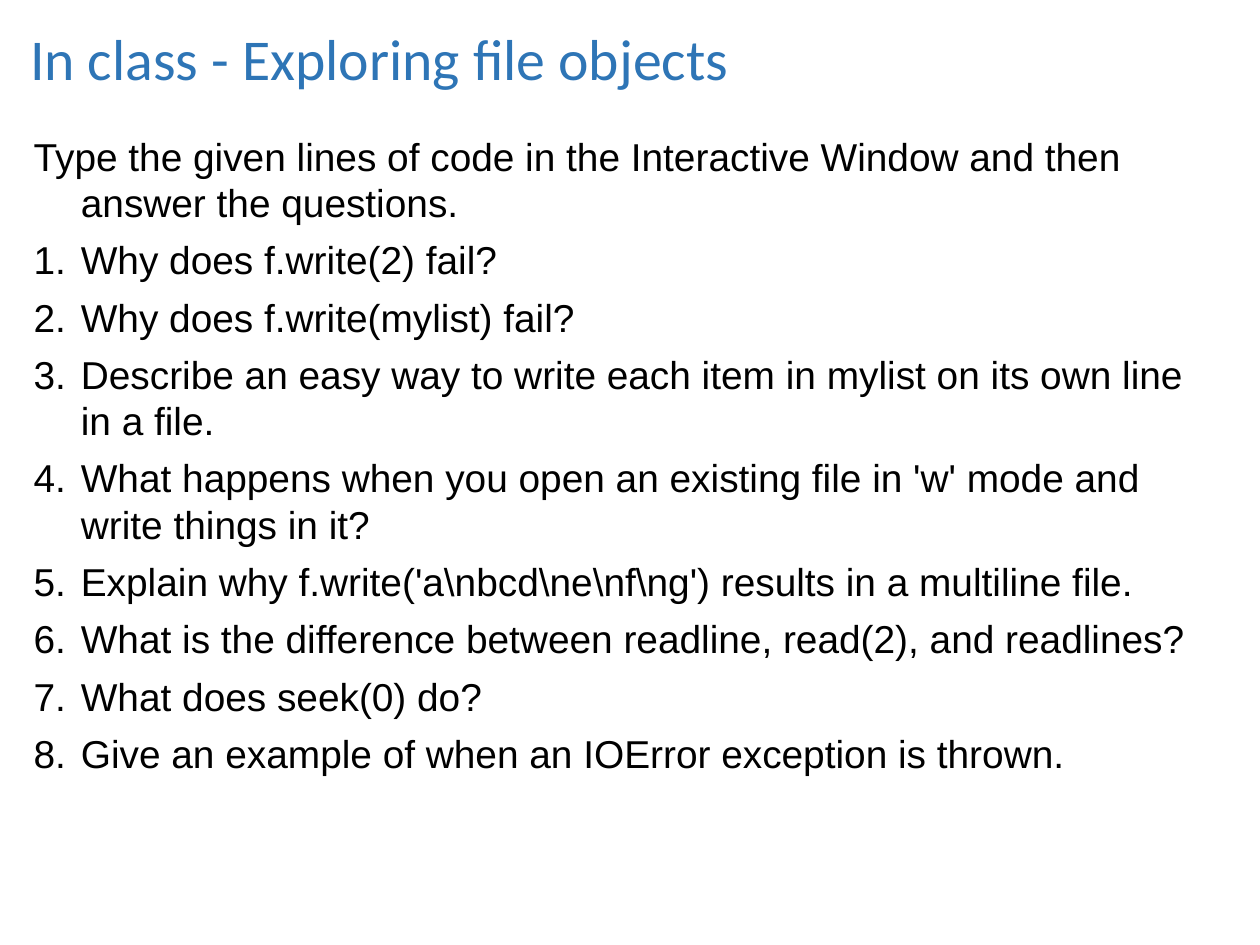
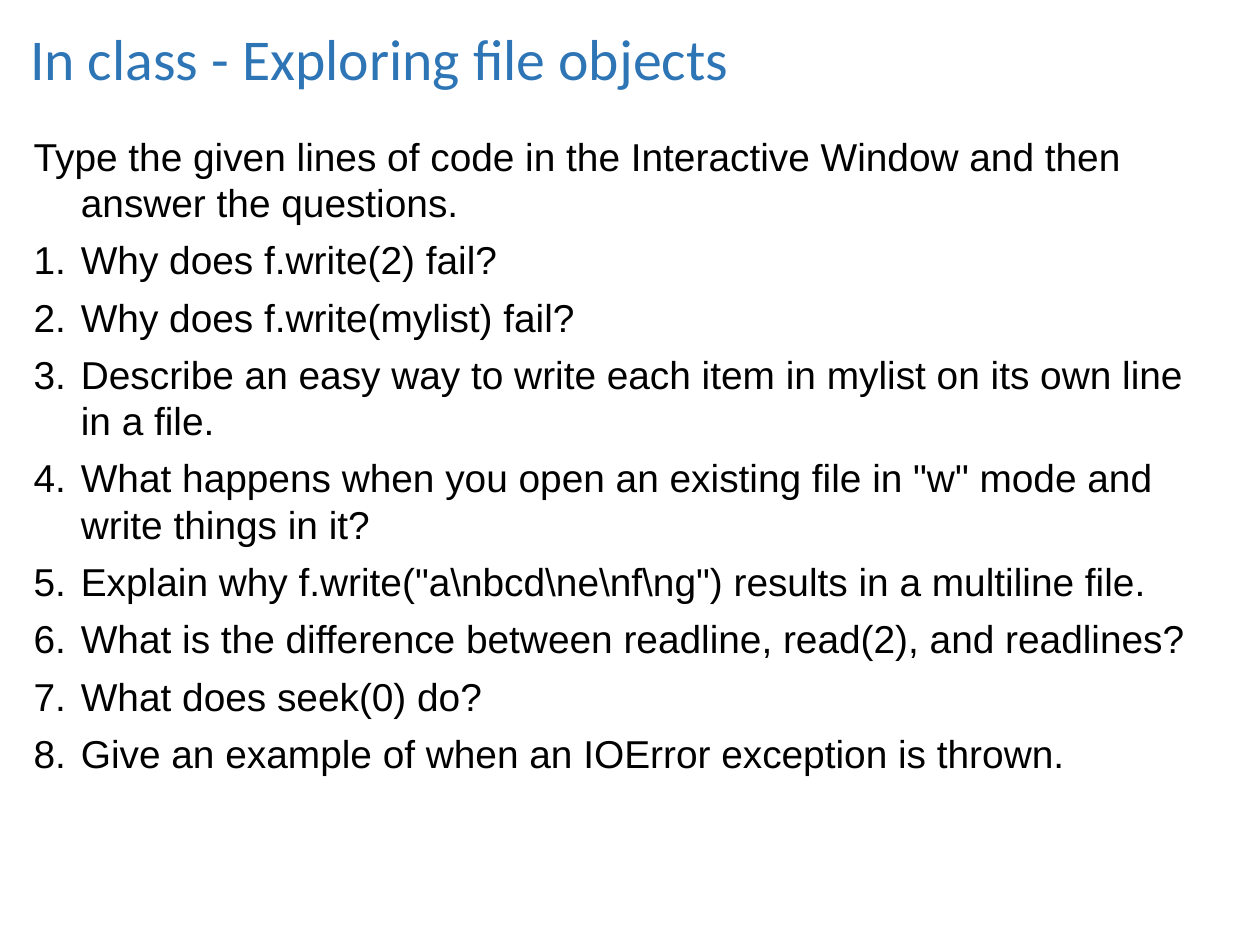
Before and after one commit to lgtateos/gis540, a slide deck: slide 10 of slides/fileIO.ppt. Drawn at 1260x945 pixels with LibreOffice and Linux fonts; fonts in the diff are those of the drawing. Boxes give left, top, right and bottom in pixels: in the first picture for what was removed or moved away, otherwise in the second. Text is boxed around its words. In the diff, an @@ line names an element or a change of style, - is before the commit and + after.

```diff
--- a/slides/fileIO.ppt
+++ b/slides/fileIO.ppt
@@ text at [81, 464, 1152, 604]: text changed @@
-4. What happens when you open an existing file in 'w' mode and write things in it?
-5. Explain why f.write('a\nbcd\ne\nf\ng') results in a multiline file.
+4. What happens when you open an existing file in "w" mode and write things in it?
+5. Explain why f.write("a\nbcd\ne\nf\ng") results in a multiline file.
```
Also in this commit, not shown: 5 other slides changed.
